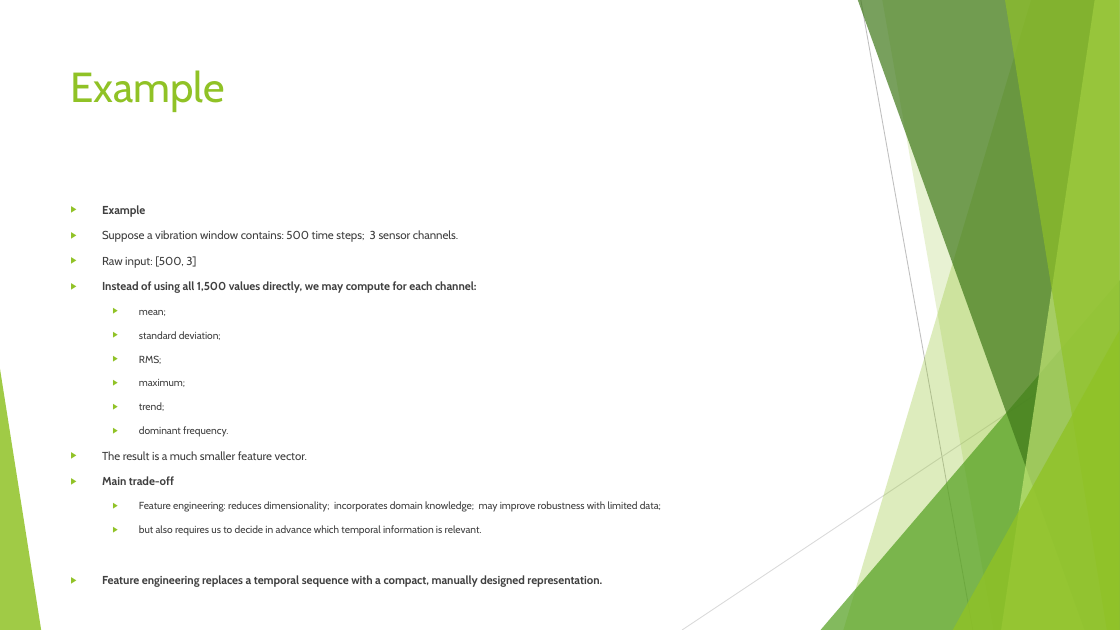
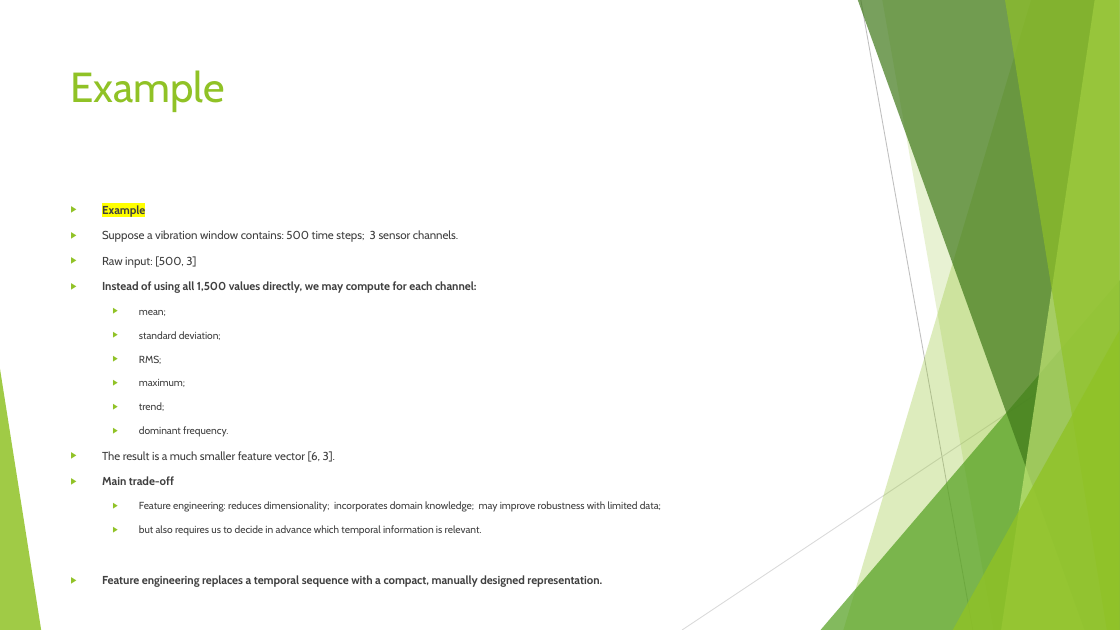
Before and after one commit to FranzGH/timeseries, a slide deck: slide 39 of Slides/03 Traditional Baselines and Feature-Based Machine Learning.pptx. Drawn at 1120x630 pixels with LibreOffice and Linux fonts; fonts in the diff are those of the drawing. Boxes give left, top, right and bottom in pixels: in the first picture for what was removed or moved away, otherwise in the second. Text is boxed around its words. In the diff, an @@ line names an element or a change of style, - is before the commit and + after.

```diff
--- a/Slides/03 Traditional Baselines and Feature-Based Machine Learning.pptx
+++ b/Slides/03 Traditional Baselines and Feature-Based Machine Learning.pptx
@@ text at (102, 205, 145, 217): highlight none to #FFFF00 in "Example" @@
@@ text at (102, 451, 335, 462): text changed @@
-▶ The result is a much smaller feature vector.
+▶ The result is a much smaller feature vector [6, 3].
```
Also in this commit, not shown: 16 other slides changed, 7 other files.
